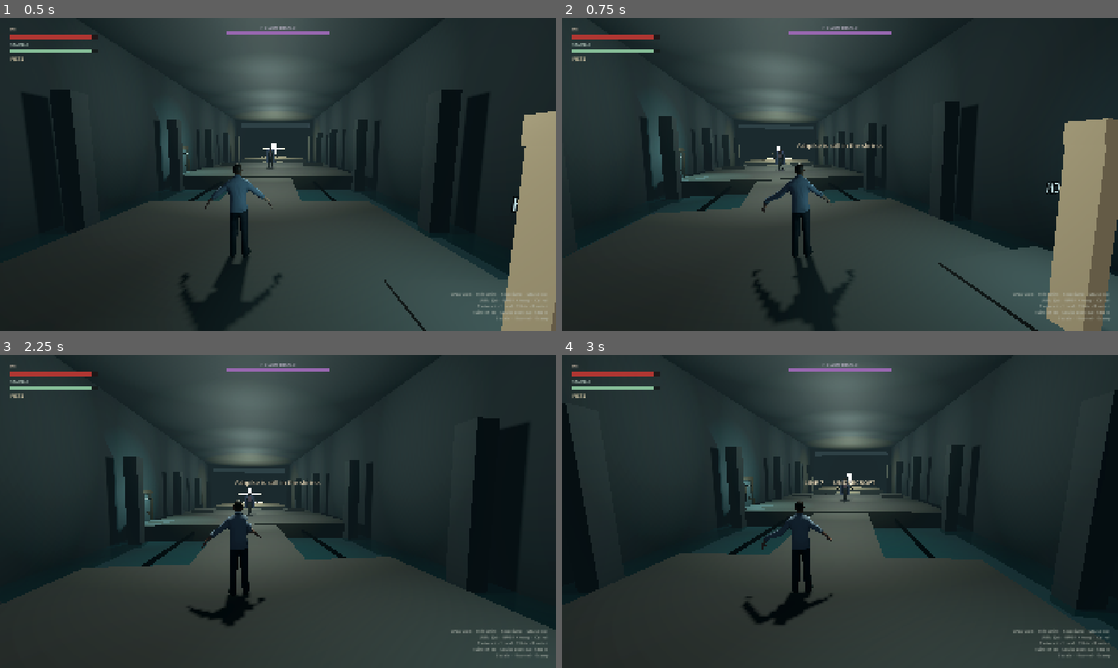
Above: before the commit, frames 1-4 (two rows, left to right).
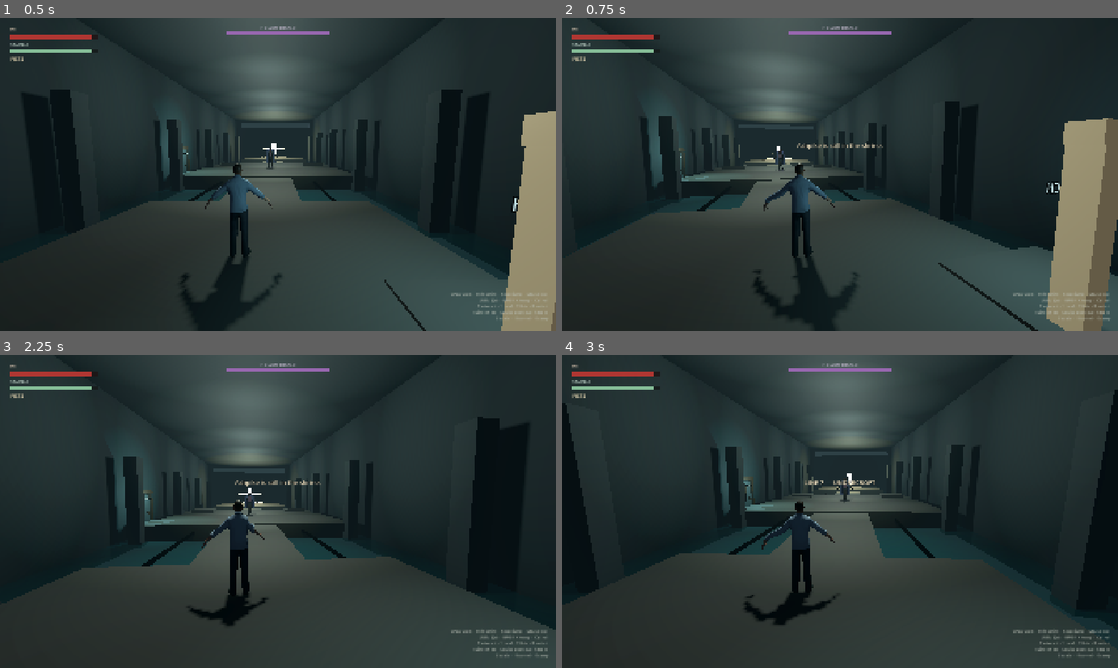
Above: after the commit, the same moments.

Repository: myat93/line7
Game: Godot game, scene res://main.tscn
The game is run twice, just before and just after one commit, with the same random seed, the same clock (stepped at 60 frames per second) and the same inputs.
Inputs (mouse positions are in pixels of both pictures, inside the frame that each line leads up to):
- Up to frame 1 (0.5 s): no input
- Up to frame 2 (0.75 s): tap Enter at 0.5 s; move the mouse to (867, 174) at 0.52 s; hold W (move_forward) from 0.53 s (still down); hold 1 (bind_ashpike) from 0.53 s (still down); click (867, 174) at 0.67 s
- Up to frame 3 (2.25 s): keep holding W (move_forward); tap Space (jump) at 0.77, 1.52 s; move the mouse to (250, 511) at 1.27 s; release 1 (bind_ashpike) at 1.28 s; tap 2 (bind_fists) at 1.35 s; move the mouse to (289, 505) at 2.02 s; hold Right mouse button (heavy_attack) from 2.03 s (still down)
- Up to frame 4 (3 s): keep holding W (move_forward); move the mouse to (834, 517) at 2.77 s; release Right mouse button (heavy_attack) at 2.78 s; tap E (interact) at 2.85 s; click (834, 517) at 2.92 s

Frame 1 is identical in both runs. In frame 2, 0.3% of the frame differs, in the area x 34-53%, y 51-97%; in frame 3, less than 0.1%; in frame 4, 0.3%, in the area x 32-50%, y 52-86%.

Commit message:
Cap punch aim so jab/heavy cannot 90° stretch the IBM skin.
Facing stays +90° so Bip01 +X matches camera-relative WASD. aim_along_y
now applies a rest-relative swing of at most 0.22 rad toward the hit
direction instead of slerping a full 90° (clip 0:05/0:13 spaghetti).
Sprint remains legs-only. Reach/clocks unchanged.

Co-authored-by: myat93 <myat93@users.noreply.github.com>

Diff:
--- a/characters/he/he.gd
+++ b/characters/he/he.gd
@@ -501,11 +501,9 @@
 	elif _state_time > wind + active:
 		snap = 1.0 - clampf((_state_time - wind - active) / maxf(recover, 0.05), 0.0, 1.0)
 	_pose_idle()
-	## Arms only. Hip/torso extras stretch the 100×-IBM skin on run-stop.
-	_part_rot("L_Forearm", Vector3(0.20, 0.0, 0.0) * snap)
-	_part_rot("L_Fist", Vector3(0.06, 0.0, 0.0) * snap)
-	_rig.aim_along_y("L_UpperArm", Vector3(0.04, 0.10, -1.0), snap * 0.20)
-	_part_rot("R_UpperArm", Vector3(0.06, -0.04, -0.04))
+	## Capped rest-relative aim (≤0.22 rad). No hips — those flatten the IBM skin.
+	_part_rot("L_Forearm", Vector3(0.18, 0.0, 0.0) * snap)
+	_rig.aim_along_y("L_UpperArm", Vector3(0.04, 0.12, -1.0), snap)
 
 
 func _pose_heavy() -> void:
@@ -517,15 +515,14 @@
 	if _state_time < wind:
 		var coil := clampf(_state_time / maxf(wind, 0.05), 0.0, 1.0)
 		coil = coil * coil
-		_part_rot("R_Forearm", Vector3(0.28, 0.0, 0.0) * coil)
-		_rig.aim_along_y("R_UpperArm", Vector3(0.35, 0.25, 0.15), coil * 0.22)
+		_part_rot("R_Forearm", Vector3(0.22, 0.0, 0.0) * coil)
+		_rig.aim_along_y("R_UpperArm", Vector3(0.45, 0.20, 0.20), coil)
 	else:
 		var commit := 1.0 - pow(1.0 - clampf((_state_time - wind) / 0.10, 0.0, 1.0), 2.0)
 		if _state_time > wind + active:
 			commit = 1.0 - clampf((_state_time - wind - active) / maxf(recover, 0.05), 0.0, 1.0) * 0.55
 		_part_rot("R_Forearm", Vector3(0.10, 0.0, 0.0))
-		_part_rot("R_Fist", Vector3(0.06, 0.0, 0.0) * commit)
-		_rig.aim_along_y("R_UpperArm", Vector3(-0.06, 0.08, -1.0), commit * 0.20)
+		_rig.aim_along_y("R_UpperArm", Vector3(-0.06, 0.10, -1.0), commit)
 
 
 func _pose_roll() -> void:
--- a/core/mesh_pose_rig.gd
+++ b/core/mesh_pose_rig.gd
@@ -92,8 +92,8 @@
 
 
 func aim_along_y(part_name: String, char_dir: Vector3, weight: float = 1.0) -> void:
-	## Swing the bone so rest +Y (Bip01 along-bone) points at a Godot
-	## character-space direction (X right, Y up, −Z forward).
+	## Rest-relative nudge so +Y (along-bone) leans toward a Godot direction.
+	## Cap the swing — a full 90° slerp stretches the 100×-IBM skin (clip 0:05/0:13).
 	if skeleton == null or not _bones.has(part_name):
 		return
 	if char_dir.length() < 0.05 or weight <= 0.001:
@@ -102,18 +102,19 @@
 	var rest_global: Basis = _rest_global.get(part_name, skeleton.get_bone_rest(idx).basis)
 	var current_y := rest_global.y.normalized()
 	var want := (_char_basis() * char_dir).normalized()
-	var swing := Basis.IDENTITY
-	if current_y.dot(want) < 0.999:
-		var axis := current_y.cross(want)
-		if axis.length() < 0.001:
-			axis = rest_global.x
-		else:
-			axis = axis.normalized()
-		swing = Basis(axis, current_y.angle_to(want))
+	if current_y.dot(want) >= 0.999:
+		return
+	var axis := current_y.cross(want)
+	if axis.length() < 0.001:
+		axis = rest_global.x
+	else:
+		axis = axis.normalized()
+	var ang := minf(current_y.angle_to(want), 0.22) * clampf(weight, 0.0, 1.0)
+	if ang < 0.01:
+		return
 	var parent_b := _parent_rest_basis(idx)
-	var aimed := swing * rest_global
-	var blended := rest_global.slerp(aimed, clampf(weight, 0.0, 1.0))
-	var new_local := parent_b.inverse() * blended
+	var aimed := Basis(axis, ang) * rest_global
+	var new_local := parent_b.inverse() * aimed
 	skeleton.set_bone_pose_rotation(idx, new_local.get_rotation_quaternion())
 
 
